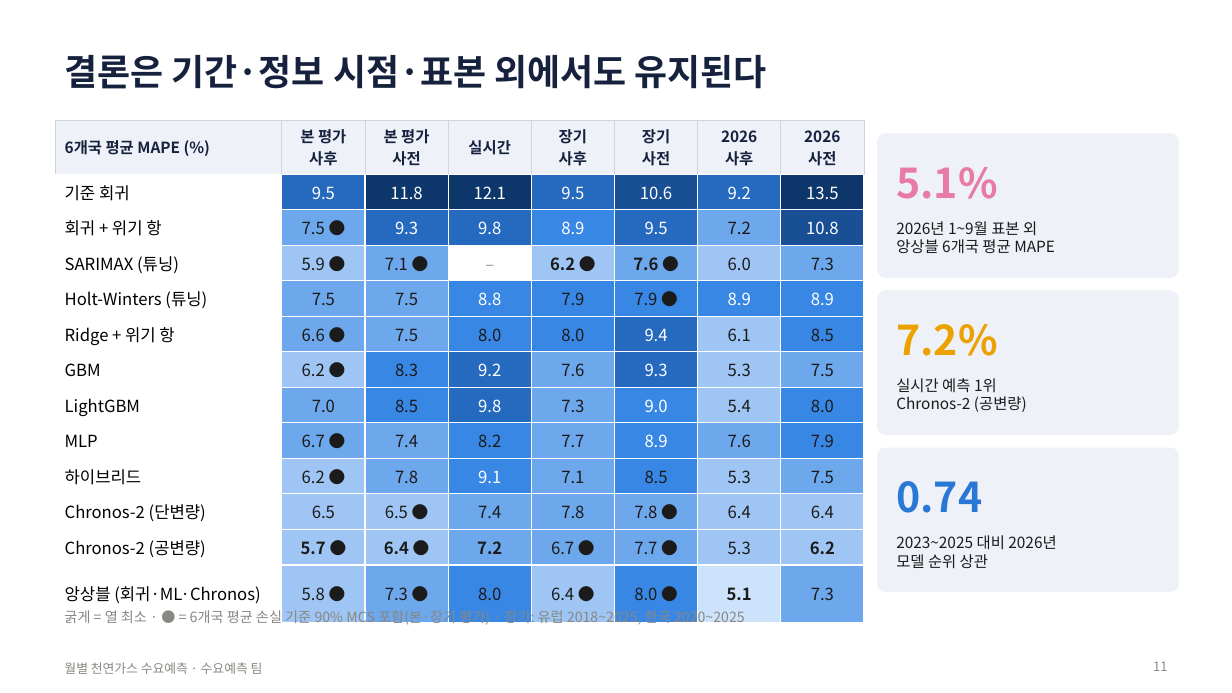
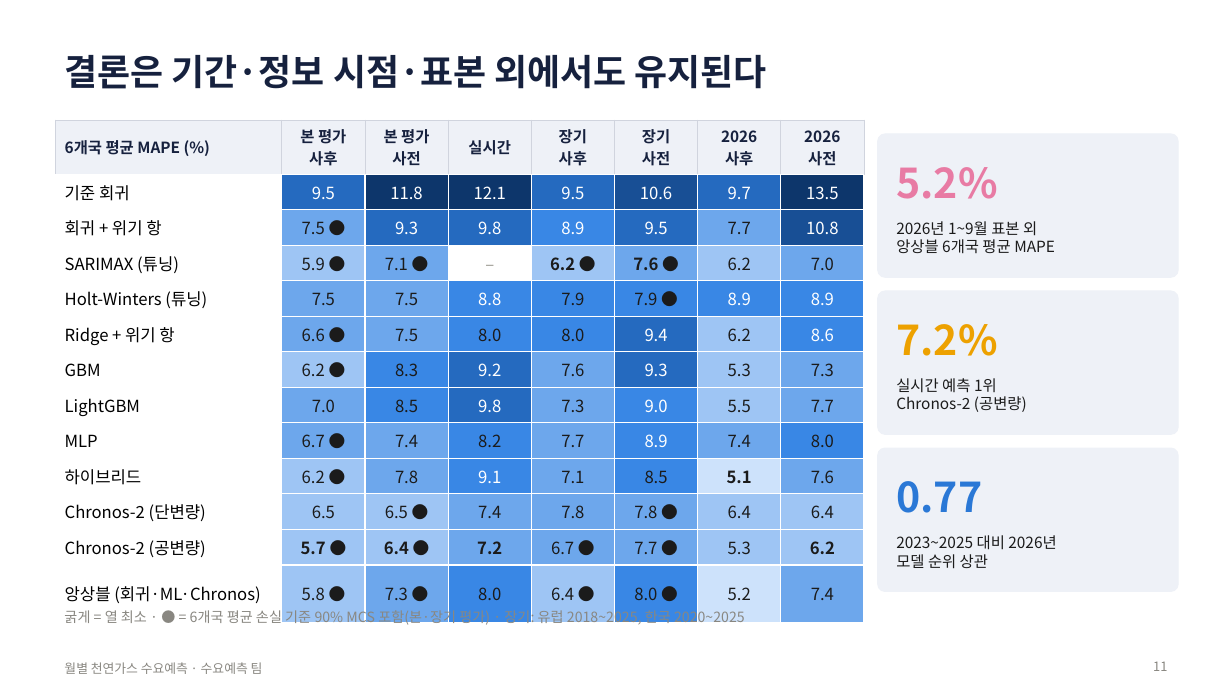
Before and after one commit to seoki0804/LNG_D_F, a slide deck: slide 11 of report/천연가스_수요예측_발표.pptx. Drawn at 1232x693 pixels with LibreOffice and Linux fonts; fonts in the diff are those of the drawing. Boxes give left, top, right and bottom in pixels: in the first picture for what was removed or moved away, otherwise in the second. Text is boxed around its words. In the diff, an @@ line names an element or a change of style, - is before the commit and + after.

```diff
--- a/report/천연가스_수요예측_발표.pptx
+++ b/report/천연가스_수요예측_발표.pptx
@@ table at [55,120,864,607] @@
-row 2, column 7: 9.2
+row 2, column 7: 9.7
-row 3, column 7: 7.2
+row 3, column 7: 7.7
-row 4, column 7: 6.0
+row 4, column 7: 6.2
-row 4, column 8: 7.3
+row 4, column 8: 7.0
-row 6, column 7: 6.1
+row 6, column 7: 6.2
-row 6, column 8: 8.5
+row 6, column 8: 8.6
-row 7, column 8: 7.5
+row 7, column 8: 7.3
-row 8, column 7: 5.4
+row 8, column 7: 5.5
-row 8, column 8: 8.0
+row 8, column 8: 7.7
-row 9, column 7: 7.6
+row 9, column 7: 7.4
-row 9, column 8: 7.9
+row 9, column 8: 8.0
-row 10, column 7: 5.3
+row 10, column 7: 5.1
-row 10, column 8: 7.5
+row 10, column 8: 7.6
-row 13, column 7: 5.1
+row 13, column 7: 5.2
-row 13, column 8: 7.3
+row 13, column 8: 7.4
@@ fill #3987E5 to #6DA7EC in row 8, column 8 @@
@@ fill #9EC5F4 to #CDE2FB in row 10, column 7 @@
@@ text at [896,167,997,199]: text changed @@
-5.1%
+5.2%
@@ text at [896,481,982,513]: text changed @@
-0.74
+0.77
```
Also in this commit, not shown: 3 other slides changed, 39 other files.
